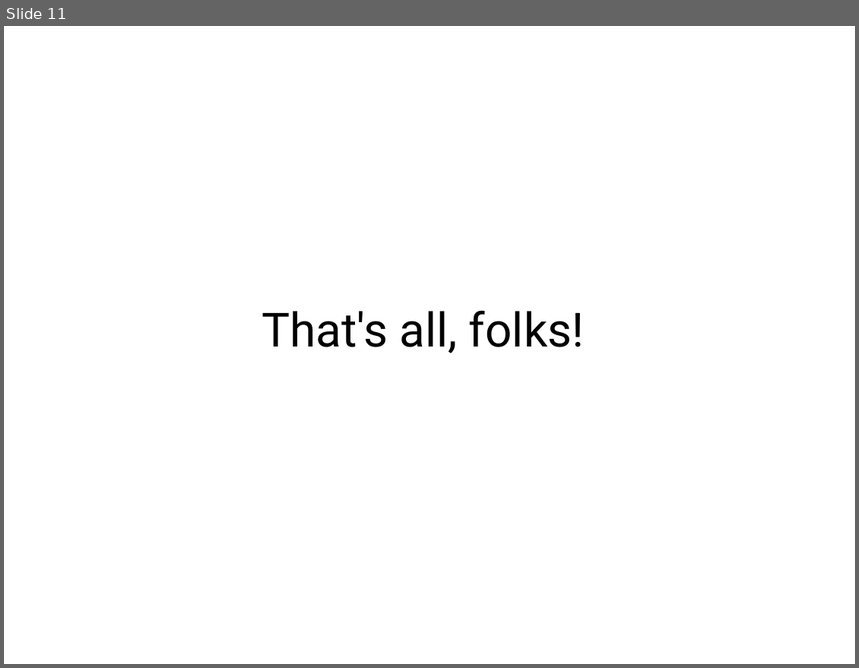
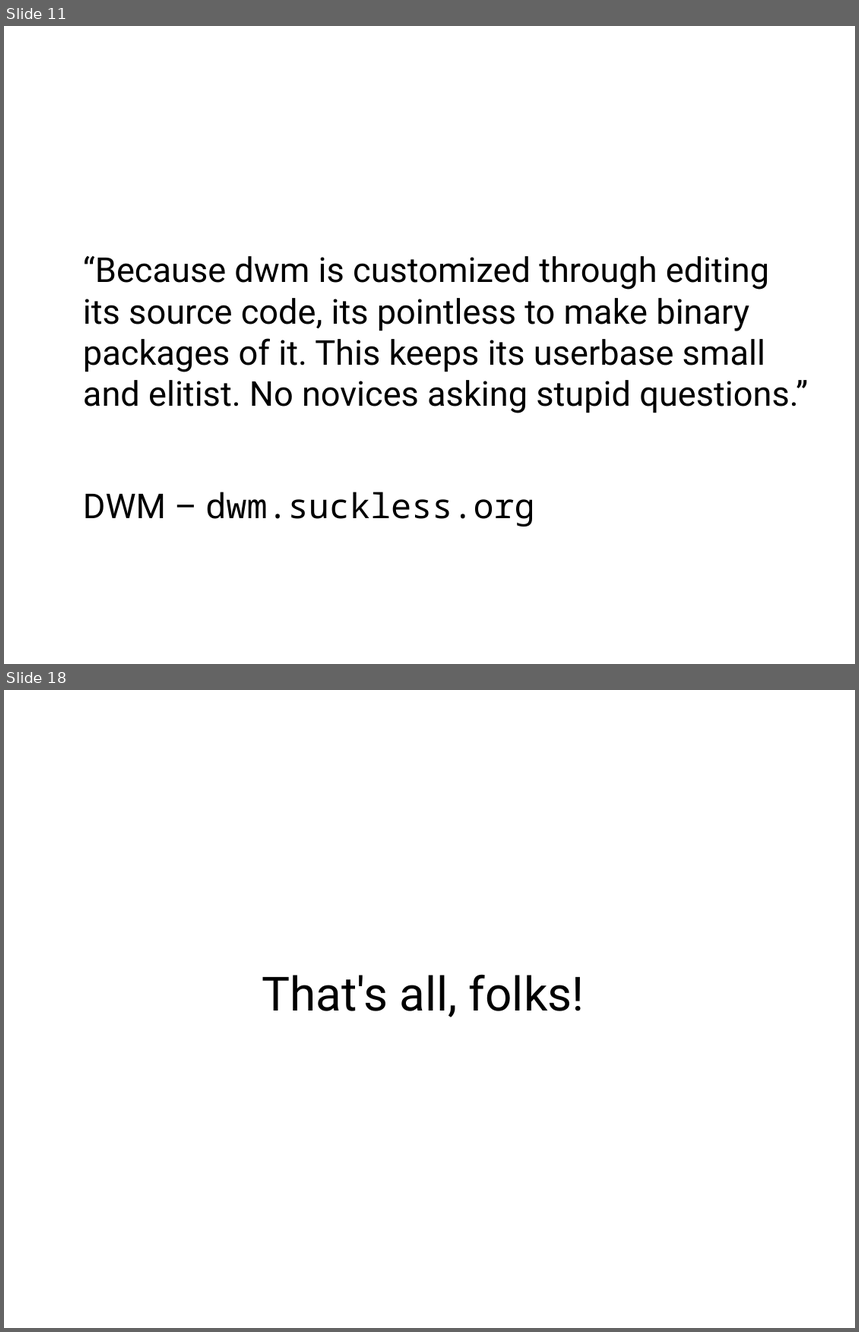
Before and after one commit to erezschatz/Presentation, a slide deck: tools.odp. Shown one above the other, each under a label of ours: slide 11 before the commit, slides 11 and 18 after it; the slides between them are not shown. The pictures are 859x668 and 859x1332 pixels, drawn with LibreOffice and Linux fonts; fonts in the diff are those of the drawing. Boxes give left, top, right and bottom in pixels: in the first picture for what was removed or moved away, otherwise in the second. Text is boxed around its words. In the diff, an @@ line names an element or a change of style, - is before the commit and + after.

```diff
--- a/tools.odp
+++ b/tools.odp
@@ slide 11 added at bbox=[4, 26, 855, 664], background #FFFFFF @@
@@ text added at bbox=[83, 256, 808, 527], 32 pt, text #000000 @@
+“Because dwm is customized through editing its source code, its pointless to make binary packages of it. This keeps its userbase small and elitist. No novices asking stupid questions.”
+DWM – dwm.suckless.org
@@ what was slide 11 is now slide 18 @@
```
Also in this commit, not shown: 16 other slides added, 10 slides removed, 1 other file.
